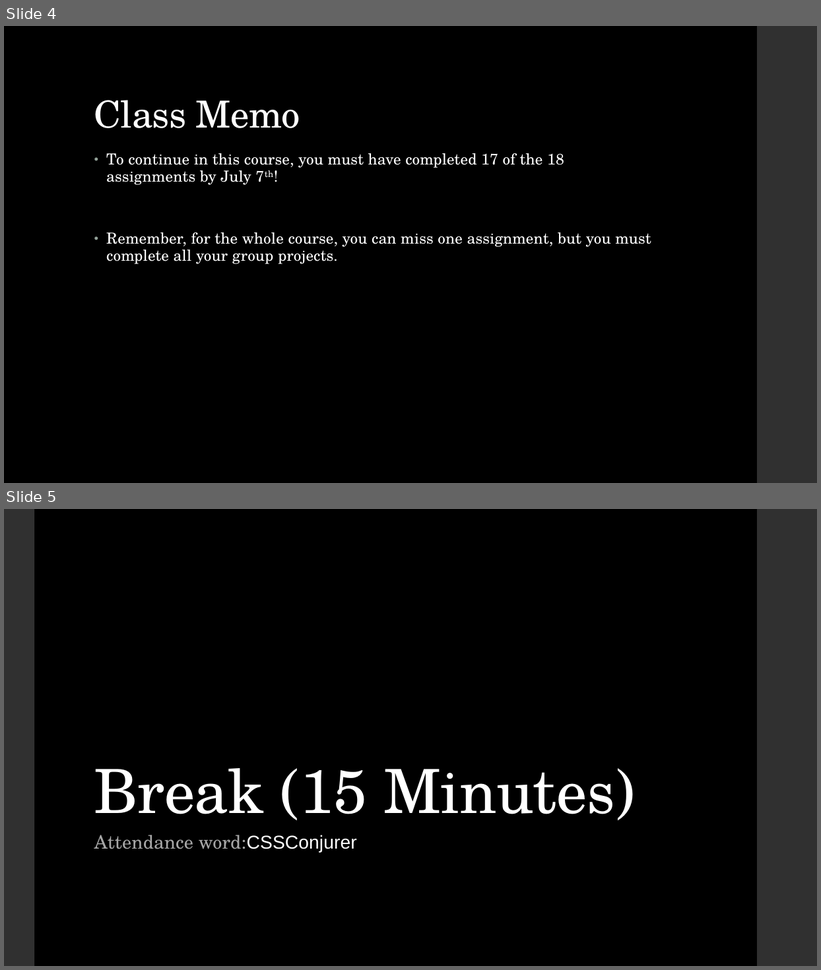
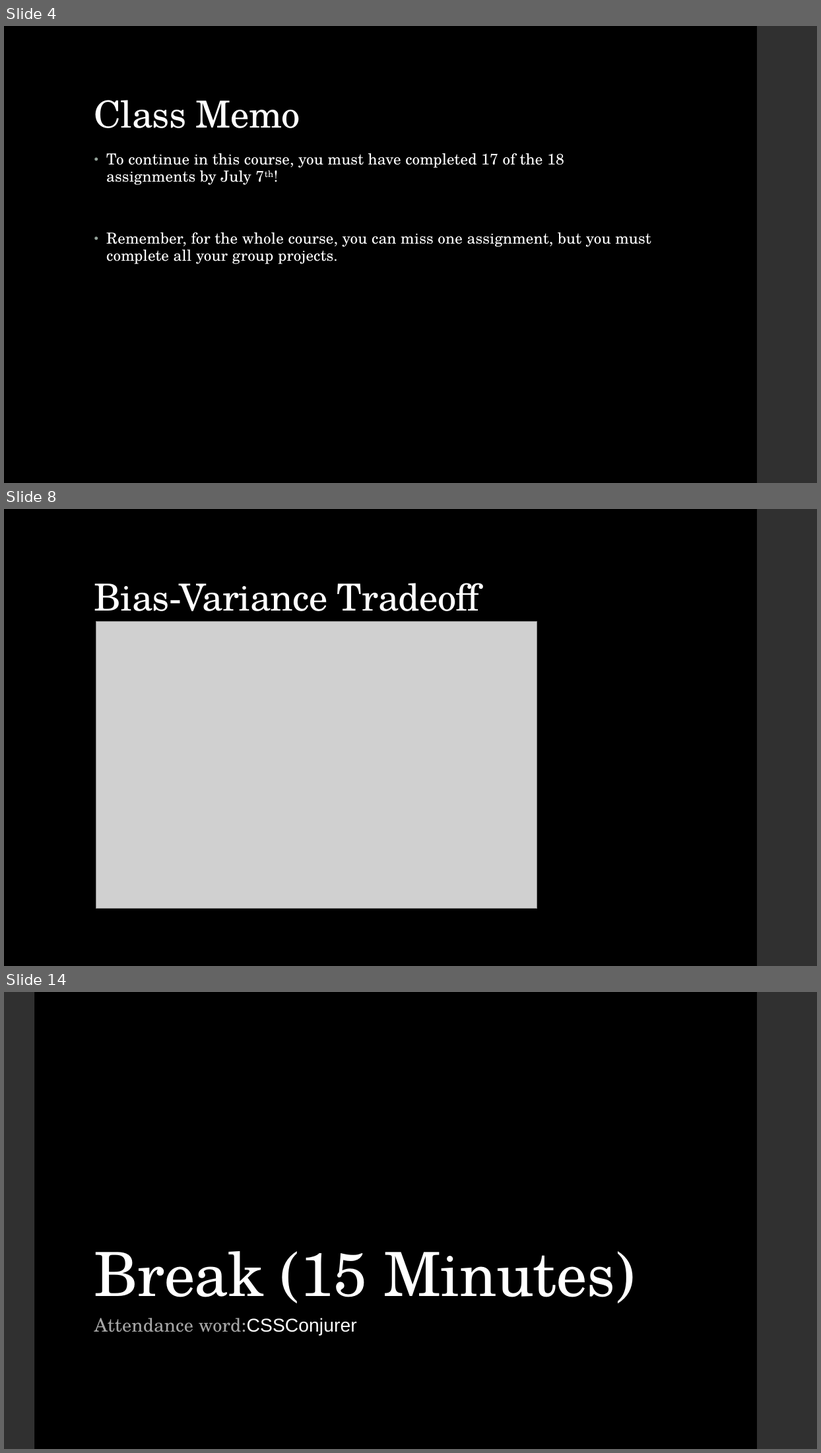
Before and after one commit to LaunchCoderGirlSTL/Data-Science-Assignments, a slide deck: course_material/week_17/week_17_presentation.pptx. Shown one above the other, each under a label of ours: slides 4 and 5 before the commit, slides 4, 8 and 14 after it; the slides between them are not shown. The pictures are 821x970 and 821x1453 pixels, drawn with LibreOffice and Linux fonts; fonts in the diff are those of the drawing; grey boxes stand for pictures. Boxes give left, top, right and bottom in pixels: in the first picture for what was removed or moved away, otherwise in the second. Text is boxed around its words. In the diff, an @@ line names an element or a change of style, - is before the commit and + after.

```diff
--- a/course_material/week_17/week_17_presentation.pptx
+++ b/course_material/week_17/week_17_presentation.pptx
@@ slide 8 added at (4,509,817,966), background #000000; not listed: 1 template element that a slide beside it also shows @@
@@ title added at (94,583,479,622), 44 pt, text #FFFFFF @@
+Bias-Variance Tradeoff
@@ picture added at (96,622,537,909) @@
@@ what was slide 5 is now slide 14 @@
```
Also in this commit, not shown: 1 slide changed, 9 other slides added, 1 other file.
